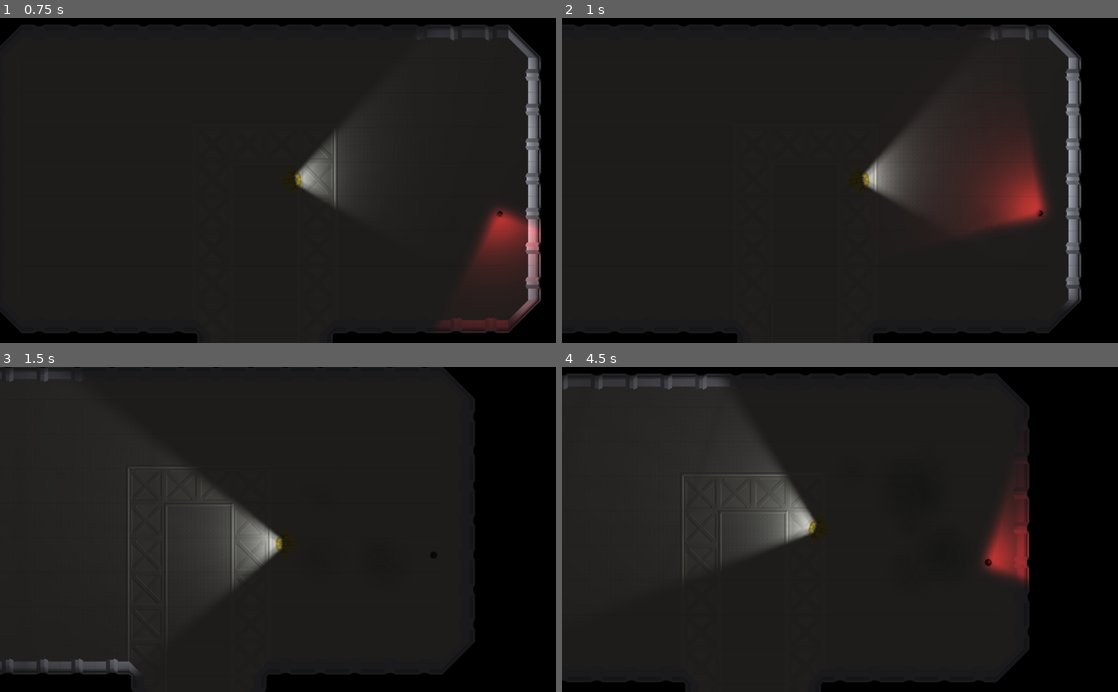
Above: before the commit, frames 1-4 (two rows, left to right).
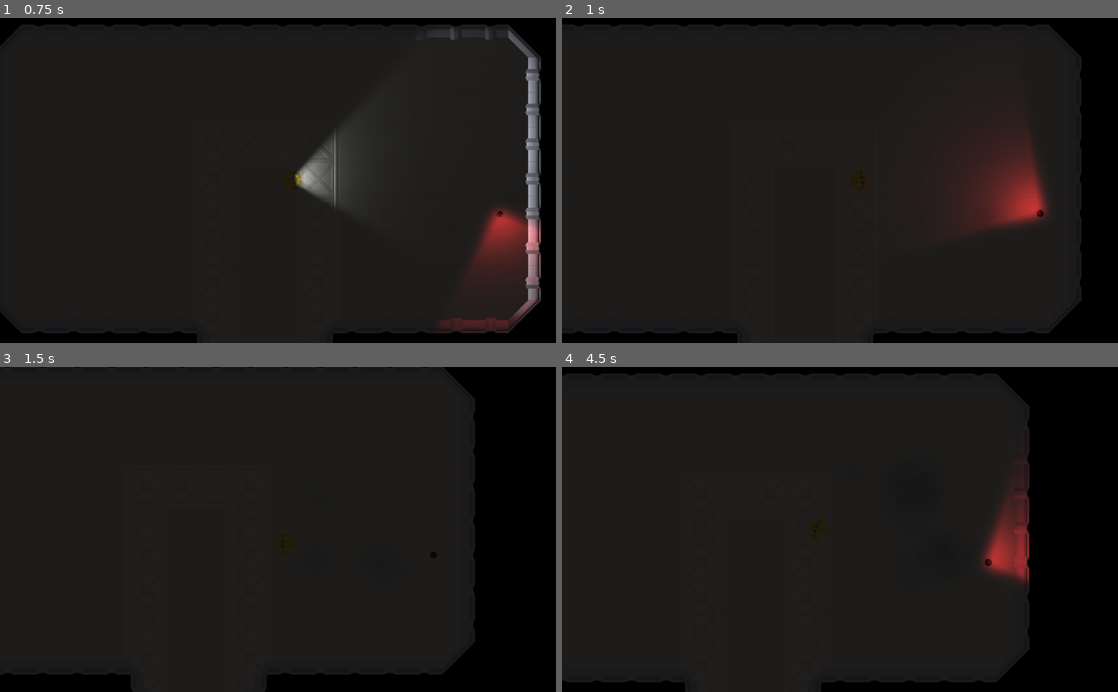
Above: after the commit, the same moments.

Repository: Henelik/robobill
Game: Godot game, scene res://scenes/light test.tscn
The game is run twice, just before and just after one commit, with the same random seed, the same clock (stepped at 60 frames per second) and the same inputs.
Inputs (mouse positions are in pixels of both pictures, inside the frame that each line leads up to):
- Up to frame 1 (0.75 s): move the mouse to (400, 164) at 0.52 s; hold D (right) from 0.53 s (still down); hold L (light, bound only after the commit) from 0.53 s (still down)
- Up to frame 2 (1 s): keep holding D (right); keep holding L (light, bound only after the commit); tap Q (light, bound only before the commit) at 0.8 s
- Up to frame 3 (1.5 s): move the mouse to (166, 545) at 1.27 s; release D (right) at 1.28 s; release L (light, bound only after the commit) at 1.28 s; hold S (down) from 1.28 s (still down); tap Q (light, bound only before the commit) at 1.35 s
- Up to frame 4 (4.5 s): tap L (light, bound only after the commit) at 1.55, 3.05 s; move the mouse to (895, 458) at 2.02 s; release S (down) at 2.03 s; hold D (right) 2.03-2.78 s; hold L (light, bound only after the commit) 2.03-2.78 s; tap Q (light, bound only before the commit) at 2.3, 2.85, 3.8, 4.35 s; move the mouse to (812, 594) at 2.77 s; hold W (up) 2.78-3.53 s; move the mouse to (1006, 578) at 3.52 s; hold L (light, bound only after the commit) 3.53-4.28 s; hold A (left) from 3.53 s (still down); move the mouse to (673, 480) at 4.27 s

Frame 1 is identical in both runs. In frame 2, 3.3% of the frame differs, in the area x 54-94%, y 3-89%; in frame 3, 3.8%; in frame 4, 4.1%, in the area x 0-46%, y 2-66%.

Commit message:
Added player light toggling

Diff:
--- a/project.godot
+++ b/project.godot
@@ -47,7 +47,7 @@
 }
 light={
 "deadzone": 0.5,
-"events": [ Object(InputEventKey,"resource_local_to_scene":false,"resource_name":"","device":0,"alt":false,"shift":false,"control":false,"meta":false,"command":false,"pressed":false,"scancode":81,"unicode":0,"echo":false,"script":null)
+"events": [ Object(InputEventKey,"resource_local_to_scene":false,"resource_name":"","device":0,"alt":false,"shift":false,"control":false,"meta":false,"command":false,"pressed":false,"scancode":76,"unicode":0,"echo":false,"script":null)
  ]
 }
 
--- a/scenes/Player.tscn
+++ b/scenes/Player.tscn
@@ -12,6 +12,7 @@
 position = Vector2( 184.361, 209.785 )
 script = ExtResource( 1 )
 body_path = NodePath("Body")
+light_path = NodePath("Body/Light2D")
 
 [node name="Camera2D" type="Camera2D" parent="."]
 current = true
@@ -26,7 +27,6 @@
 shape = SubResource( 1 )
 
 [node name="Body" type="Sprite" parent="."]
-editor/display_folded = true
 texture = ExtResource( 2 )
 normal_map = ExtResource( 3 )
 
--- a/scripts/Player.gd
+++ b/scripts/Player.gd
@@ -5,6 +5,9 @@
 export (NodePath) var light_path
 var body
 var light
+
+export (int) var light_cooldown = 10
+var _light_toggle_time = 0
 
 var velocity = Vector2()
 var mouse_pos
@@ -16,6 +19,7 @@
 
 func get_input():
 	velocity = Vector2()
+	_light_toggle_time -= 1
 	if Input.is_action_pressed('right'):
 		velocity.x += 1
 	if Input.is_action_pressed('left'):
@@ -24,7 +28,14 @@
 		velocity.y += 1
 	if Input.is_action_pressed('up'):
 		velocity.y -= 1
+	if Input.is_action_pressed('light'):
+		toggle_light()
 	velocity = velocity.normalized() * speed
+
+func toggle_light():
+	if _light_toggle_time <= 0:
+		_light_toggle_time = light_cooldown
+		light.visible = !light.visible
 
 func _physics_process(delta):
 	# move the character
